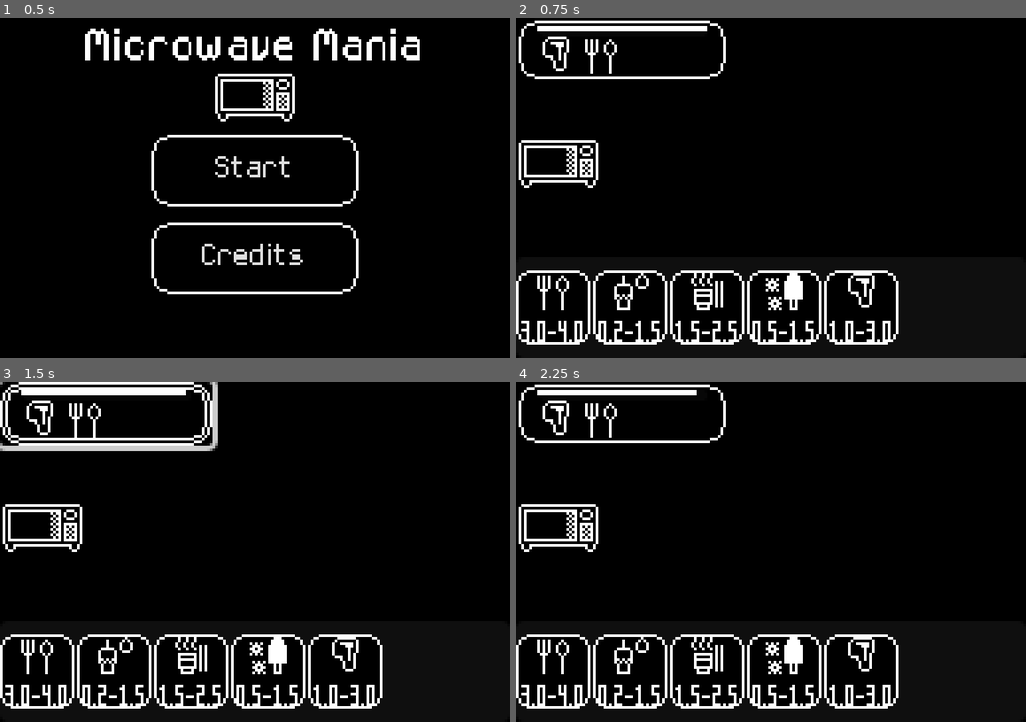
Above: before the commit, frames 1-4 (two rows, left to right).
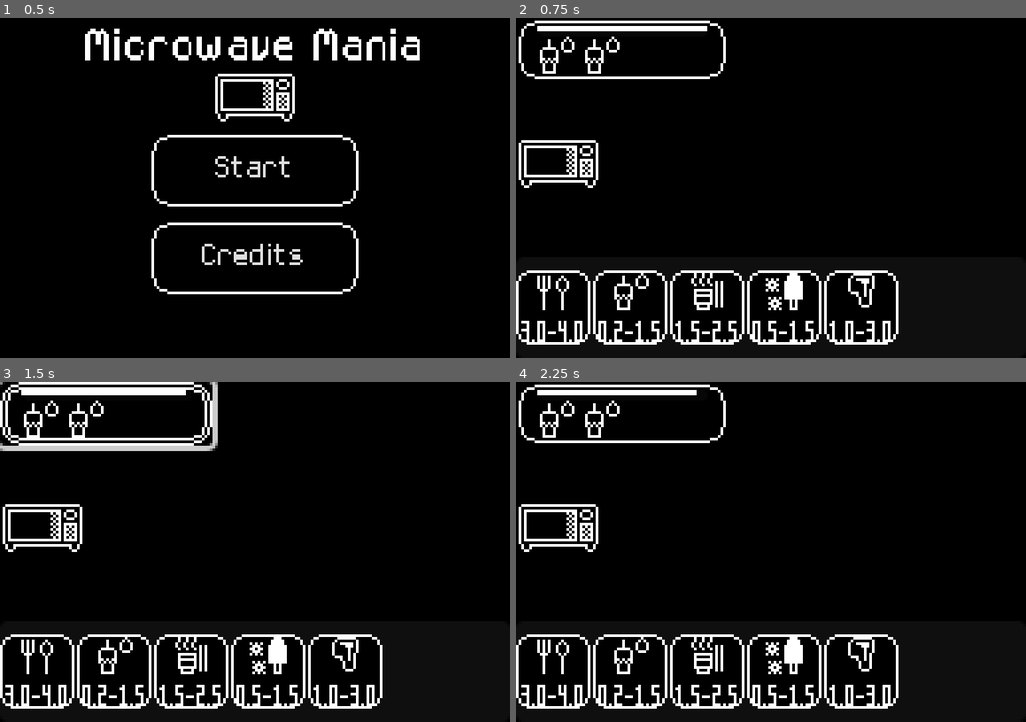
Above: after the commit, the same moments.

Repository: SpntKbrg/microwave-game
Game: Godot game, scene res://scenes/release/main_menu.tscn
The game is run twice, just before and just after one commit, with the same random seed, the same clock (stepped at 60 frames per second) and the same inputs.
Inputs (mouse positions are in pixels of both pictures, inside the frame that each line leads up to):
- Up to frame 1 (0.5 s): no input
- Up to frame 2 (0.75 s): click "Start" at 0.5 s
- Up to frame 3 (1.5 s): click (107, 412) at 1.25 s
- Up to frame 4 (2.25 s): click (556, 511) at 2 s

Frame 1 is identical in both runs. In frame 2, 0.6% of the frame differs, in the area x 4-21%, y 5-17%; in frame 3, 0.6%; in frame 4, 0.6%.

Commit message:
Feature/delivery selection (#26)
* clean up basic microwave

* clean up test scene

* Send cmd to microwave

* Add selecting functionality for microwave and customer.

* Fix merge conflicts.

---------

Co-authored-by: Suphanath Kaewboonruang <suphanath.k@tuta.io>

Diff:
--- a/scenes/customer_button.tscn
+++ b/scenes/customer_button.tscn
@@ -42,3 +42,5 @@
 max_value = 1.0
 value = 0.5
 show_percentage = false
+
+[connection signal="pressed" from="." to="." method="on_selected"]
--- a/scenes/game_scene.tscn
+++ b/scenes/game_scene.tscn
@@ -1,15 +1,8 @@
-[gd_scene load_steps=12 format=3 uid="uid://b47m3qdh0xkux"]
+[gd_scene load_steps=9 format=3 uid="uid://b47m3qdh0xkux"]
 
 [ext_resource type="PackedScene" uid="uid://daai2yr3w1kpk" path="res://scenes/inspect_modal/inspect_modal.tscn" id="1_w5aja"]
 [ext_resource type="Script" uid="uid://b70emyq2qqvnd" path="res://scripts/game/game_manager.gd" id="2_onqr8"]
-[ext_resource type="Script" uid="uid://cuhlrwjla6kf" path="res://scripts/resources/microwave_spec.gd" id="3_ycayy"]
-[ext_resource type="PackedScene" uid="uid://dywm3b6r0bvrk" path="res://scenes/item_model.tscn" id="4_rurhu"]
 [ext_resource type="PackedScene" uid="uid://djkscwfg3u4pk" path="res://scenes/model_resource.tscn" id="5_y3j0m"]
-
-[sub_resource type="Resource" id="Resource_y3j0m"]
-script = ExtResource("3_ycayy")
-useTemperature = true
-metadata/_custom_type_script = "uid://cuhlrwjla6kf"
 
 [sub_resource type="Gradient" id="Gradient_vt6ba"]
 colors = PackedColorArray(1, 1, 1, 1, 1, 1, 1, 1)
@@ -25,14 +18,8 @@
 
 [sub_resource type="RectangleShape2D" id="RectangleShape2D_b5spy"]
 
-[node name="game_scene" type="Node2D" node_paths=PackedStringArray("spawn_timer", "spawn_point", "model_resource")]
+[node name="game_scene" type="Node2D"]
 script = ExtResource("2_onqr8")
-microwave_set = Array[ExtResource("3_ycayy")]([SubResource("Resource_y3j0m")])
-spawn_timer = NodePath("Timer")
-spawn_interval_ms = 5000
-spawn_point = NodePath("spawn_point")
-model_resource = NodePath("ModelResource")
-item_scene = ExtResource("4_rurhu")
 
 [node name="InspectModal" parent="." instance=ExtResource("1_w5aja")]
 offset_right = 300.0
--- a/scenes/release/microwave_toggle.tscn
+++ b/scenes/release/microwave_toggle.tscn
@@ -36,3 +36,5 @@
 
 [node name="microwave_timer" type="Timer" parent="."]
 one_shot = true
+
+[connection signal="pressed" from="." to="." method="on_selected"]
--- a/scenes/release/real_game_scene.tscn
+++ b/scenes/release/real_game_scene.tscn
@@ -87,8 +87,11 @@
 visible = false
 layout_mode = 1
 
-[node name="GameSystem" type="Node" parent="." node_paths=PackedStringArray("customer_system", "item_factory", "microwave_inspect", "input_state_handler", "item_shelf_spawner", "microwave_spawner", "__customer_data_holder", "__customer_button_container")]
+[node name="GameSystem" type="Node" parent="." node_paths=PackedStringArray("customer_system", "item_factory", "microwave_inspect", "input_state_handler", "item_shelf_spawner", "microwave_spawner", "__customer_data_holder", "__customer_button_container", "__microwave_container")]
 script = ExtResource("7_e1xsh")
+__customer_node_template = ExtResource("8_e38y6")
+__customer_button_template = ExtResource("6_hshn4")
+__item_resources = Array[ExtResource("8_xwxs8")]([ExtResource("10_5rj2t"), ExtResource("13_ofqx1"), ExtResource("12_g4s6n"), ExtResource("11_ietqi"), ExtResource("9_37101")])
 customer_system = NodePath("CustomerSystem")
 item_factory = NodePath("ItemFactory")
 microwave_inspect = NodePath("../MicrowaveInspect")
@@ -97,9 +100,7 @@
 microwave_spawner = NodePath("MicrowaveSpawner")
 __customer_data_holder = NodePath("CustomerList")
 __customer_button_container = NodePath("../CustomerRow/CustomerButtonContainer")
-__customer_node_template = ExtResource("8_e38y6")
-__customer_button_template = ExtResource("6_hshn4")
-__item_resources = Array[ExtResource("8_xwxs8")]([ExtResource("10_5rj2t"), ExtResource("13_ofqx1"), ExtResource("12_g4s6n"), ExtResource("11_ietqi"), ExtResource("9_37101")])
+__microwave_container = NodePath("../MicrowaveRow/MicrowaveContainer")
 
 [node name="ItemFactory" parent="GameSystem" instance=ExtResource("14_h88xt")]
 
--- a/scripts/consts/type.gd
+++ b/scripts/consts/type.gd
@@ -2,5 +2,5 @@
 
 class_name UtilType
 
-enum ItemType { STEAK = 0, FOOD_BOX, ICE_CREAM, NOODLE, DRINK }
+enum ItemType { STEAK = 0, FOOD_BOX, ICE_CREAM, NOODLE, DRINK, NULL = -1 }
 enum WaveTemperature { LOW = 1, MEDIUM = 2, HIGH = 3 } # low - 1, medium - 2, high - 3
--- a/scripts/game/customer_button.gd
+++ b/scripts/game/customer_button.gd
@@ -7,6 +7,8 @@
 @export var __item_icon_template: PackedScene
 var __customer: CustomerUiData
 var __is_ticking: bool
+
+signal on_customer_selected(customer_id: int)
 
 func setup(customer: CustomerUiData) -> void:
 	__customer = customer
@@ -30,3 +32,26 @@
 		queue_free()
 		return
 	__timer_progress.value = __customer.customer.get_current_patient_time_ratio()
+
+func get_customer_id() -> int:
+	return __customer.customer.customer_id
+
+func get_item_icon_list() -> Array:
+	return (
+		__cart_container.get_children()
+			.filter(func (child): return is_instance_of(child, ItemIcon))
+			.map(func (child): return child as ItemIcon)
+	)
+
+func remove_item_icon_at_index(index: int) -> void:
+	if index < 0 or index >= __cart_container.get_child_count():
+		push_error("Button::remove_item_icon_at_index : index not found : ", index)
+		return
+
+	var target_child := __cart_container.get_child(index)
+
+	__cart_container.remove_child(target_child)
+	target_child.queue_free()
+
+func on_selected() -> void:
+	on_customer_selected.emit(get_customer_id())
--- a/scripts/game/microwave_factory.gd
+++ b/scripts/game/microwave_factory.gd
@@ -5,7 +5,7 @@
 func _init() -> void:
 	pass
 
-func create(spec: MicrowaveSpec) -> Node2D:
+func create(spec: MicrowaveSpec) -> MicrowaveToggle:
 	#check spec then gen microwave
 	print("spec", spec.useTemperature)
-	return basic_microwave.instantiate();
+	return basic_microwave.instantiate() as MicrowaveToggle;
--- a/scripts/game/microwave_spawner.gd
+++ b/scripts/game/microwave_spawner.gd
@@ -5,11 +5,21 @@
 @export var microwave_set: Array[MicrowaveSpec]
 @export var microwave_spawn_point: Node
 
-func _ready() -> void:
+signal on_microwave_selected(microwave_id: int)
+
+var currId = 1
+
+func setup() -> void:
 	var microwave_factory = MicrowaveFactory.new();
 	for microwave in microwave_set:
-		var mw = microwave_factory.create(microwave);
-		microwave_spawn_point.add_child.call_deferred(mw)
+		var mw := microwave_factory.create(microwave) as MicrowaveToggle;
+		microwave_spawn_point.add_child(mw)
+		mw.on_microwave_selected.connect(on_selected)
+		mw.microwave_id = currId
+		currId += 1
+
+func on_selected(microwave_id: int) -> void:
+	on_microwave_selected.emit(microwave_id)
 
 func is_any_microwave_free() -> bool:
 	for microwave in microwave_spawn_point.get_children():
--- a/scripts/game/microwave_toggle.gd
+++ b/scripts/game/microwave_toggle.gd
@@ -1,16 +1,20 @@
 class_name MicrowaveToggle
 extends TextureButton
+
 
 @export var microwave_timer: Timer
 @export var microwave_progress: ProgressBar
 @export var anim_sprite: AnimSprite
 var is_running: bool = false
 
+var microwave_id: int
 var countdown_ms: int
 var sec_modifier: int = 60 # 1 = real time, 60 = 1 real sec = 1 game min
 var current_command: MicrowaveMethod
+var completed_item_type: UtilType.ItemType = UtilType.ItemType.NULL
 
 signal on_wave_timeout(method: MicrowaveMethod)
+signal on_microwave_selected(microwave_id: int)
 
 func setup()->void:
 	print("basic microwave seting up..")
@@ -29,8 +33,12 @@
 func on_countdown()->void:
 	is_running = false
 	on_wave_timeout.emit(current_command)
+	completed_item_type = current_command.item_type
 	current_command = null
 	anim_sprite.set_animating(false)
+
+func on_complete_order() -> void:
+	completed_item_type = UtilType.ItemType.NULL
 
 func commit_command(_command: MicrowaveMethod) -> void:
 	if is_running:
@@ -44,3 +52,6 @@
 	countdown_ms = floori((input_min_in_sec + input_sec) * 1000.0 / sec_modifier) # realtime til finished
 	microwave_timer.start(countdown_ms / 1000.0)
 	anim_sprite.set_animating(true)
+
+func on_selected() -> void:
+	on_microwave_selected.emit(microwave_id)
--- a/scripts/game/scene/game_system.gd
+++ b/scripts/game/scene/game_system.gd
@@ -13,6 +13,7 @@
 @export_category("Internal")
 @export var __customer_data_holder: Node
 @export var __customer_button_container: Control
+@export var __microwave_container: Node
 
 @export_category("Template")
 @export var __customer_node_template: PackedScene # CustomerUiData
@@ -44,15 +45,16 @@
 		microwave_inspect.setup(item)
 	)
 	item_shelf_spawner.on_item_selected.connect(input_state_handler.on_select_item)
+	microwave_spawner.on_microwave_selected.connect(input_state_handler.on_select_microwave)
 	microwave_inspect.on_commit_command.connect(input_state_handler.on_submit_microwave_cmd)
 	input_state_handler.signal_try_command_microwave.connect(microwave_spawner.send_cmd)
-
 
 func setup() -> void:
 	__item_data = {}
 	for item in __item_resources:
 		__item_data.set(item.item_type, item)
 	item_shelf_spawner.setup(__item_data)
+	microwave_spawner.setup()
 	microwave_inspect.set_condition_func(func ():
 		return microwave_spawner.is_any_microwave_free()
 	)
@@ -60,6 +62,8 @@
 func start_game() -> void:
 	customer_system.set_running(true)
 
+func on_event_microwave_add(microwave: MicrowaveToggle) -> void:
+	microwave.on_microwave_selected.connect(input_state_handler.on_select_microwave)
 
 func on_event_customer_add(customer: Customer) -> void:
 	var customer_id := customer.customer_id
@@ -74,4 +78,55 @@
 	var customer_button := (customer_button_node as CustomerButton)
 	customer_button.setup(customer_data)
 	customer_button.name = str(customer_id)
+	customer_button.on_customer_selected.connect(input_state_handler.on_select_customer)
 	__customer_button_container.add_child(customer_button)
+
+func on_try_give_item_to_customer(microwave_id: int, customer_id: int) -> void:
+	var selected_microwave_list := __get_microwave_list_by_id(microwave_id)
+	var selected_customer_list := __get_customer_list_by_id(customer_id)
+
+	if selected_microwave_list.size() == 0:
+		print("GameSystem::on_try_give_item_to_customer : Can't find microwave with id: ", microwave_id)
+		return
+
+	if selected_customer_list.size() == 0:
+		print("GameSystem::on_try_give_item_to_customer : Can't find customer with id: ", customer_id)
+		return
+
+	var selected_microwave : MicrowaveToggle = selected_microwave_list[0]
+	var selected_customer :CustomerButton = selected_customer_list[0]
+
+	if selected_microwave.is_running:
+		print("GameSystem::on_try_give_item_to_customer : The microwave is still running.")
+		return
+
+	if not selected_microwave.completed_item_type or selected_microwave.completed_item_type == UtilType.ItemType.NULL:
+		print("GameSystem::on_try_give_item_to_customer : The microwave doesn't have any item.")
+		return
+
+	var customer_item_icon_list := selected_customer.get_item_icon_list()
+
+	for index in len(customer_item_icon_list):
+		if customer_item_icon_list[index].item_type == selected_microwave.completed_item_type:
+			print("GameSystem::on_try_give_item_to_customer : Found the requested item at index : ", index)
+			selected_customer.remove_item_icon_at_index(index)
+			return
+
+	print("GameSystem::on_try_give_item_to_customer : Item not found")
+
+
+func __get_microwave_list_by_id(microwave_id: int) -> Array:
+	return (
+		__microwave_container.get_children()
+			.filter(func (child): return is_instance_of(child, MicrowaveToggle))
+			.map(func (child): return child as MicrowaveToggle)
+			.filter(func (child: MicrowaveToggle): return child.microwave_id == microwave_id)
+	)
+
+func __get_customer_list_by_id(customer_id: int) -> Array:
+	return (
+		__customer_button_container.get_children()
+			.filter(func (child): return is_instance_of(child, CustomerButton))
+			.map(func (child): return child as CustomerButton)
+			.filter(func (child: CustomerButton): return child.get_customer_id() == customer_id)
+	)
--- a/scripts/input_state_handler.gd
+++ b/scripts/input_state_handler.gd
@@ -19,16 +19,20 @@
 	reset_state()
 
 func on_select_microwave(id: int) -> void:
+	print("try selecting microwave id:", id)
 	__state = SelectionState.MICROWAVE_SELECTED
 	__selected_id = id
 
 func on_select_customer(id: int) -> void:
+	print("try selecting customer id: ", id)
 	if __state != SelectionState.MICROWAVE_SELECTED:
 		return
+	print("try give item from microwave id: ", __selected_id, " to customer id: ", id)
 	signal_try_give_item_to_customer.emit(__selected_id, id)
 	reset_state()
 
 func on_select_item(id: int) -> void:
+	print("try selecting item id: ", id)
 	__state = SelectionState.ITEM_SELECTED
 	__selected_id = id
 	signal_show_microwave_ui.emit(true, __selected_id)
